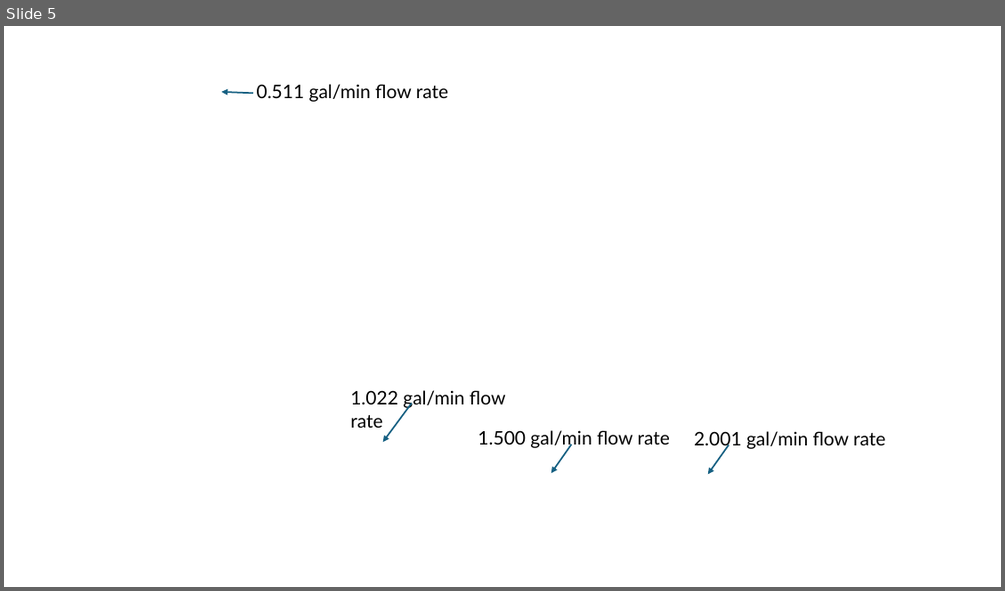
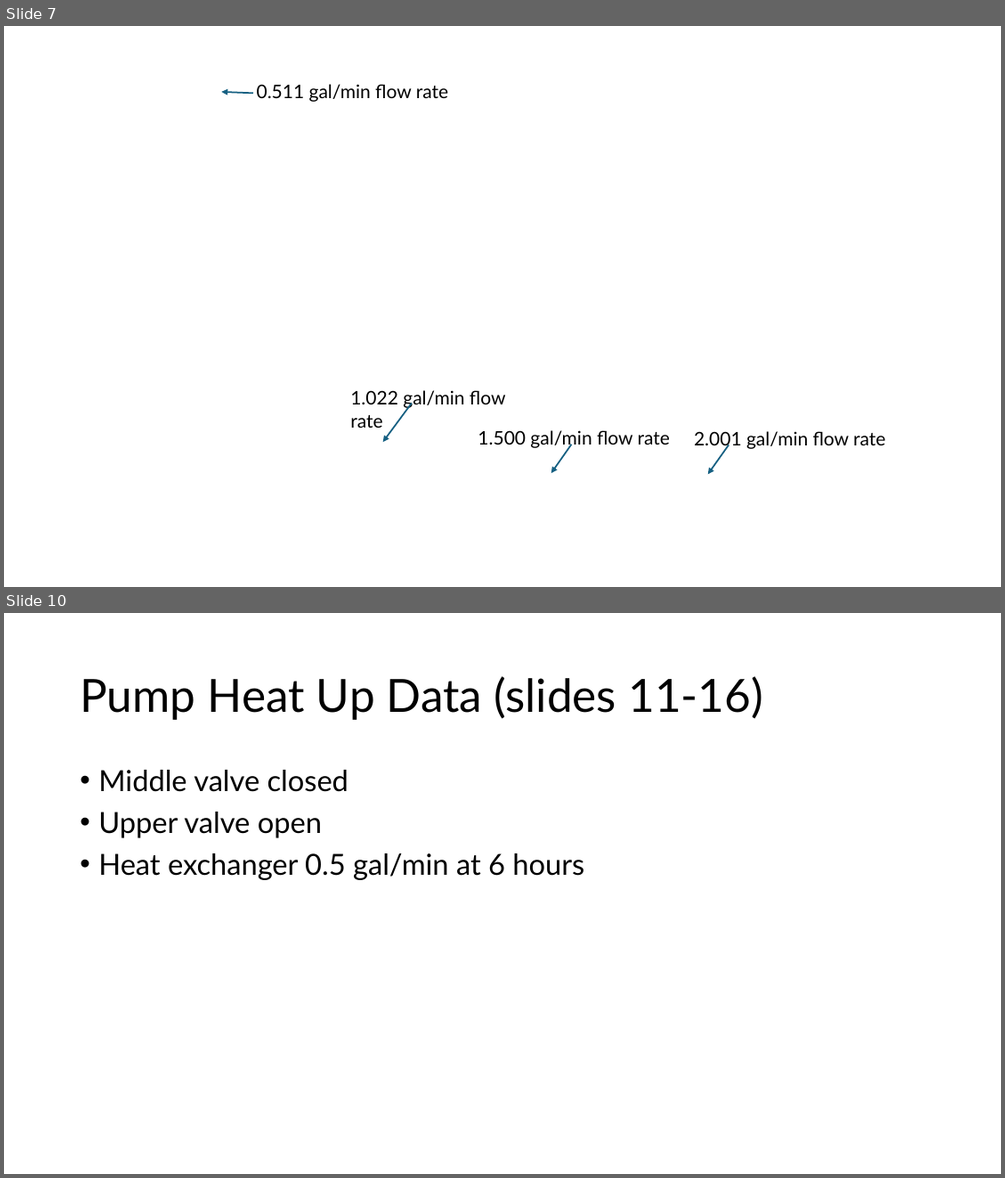
Before and after one commit to ARTS-Laboratory/thermal-loop, a slide deck: resources/Thermal_loop_data/Thermal Loop Data Graphs.pptx. Shown one above the other, each under a label of ours: slide 5 before the commit, slides 7 and 10 after it; the slides between them are not shown. The pictures are 1005x591 and 1005x1178 pixels, drawn with LibreOffice and Linux fonts; fonts in the diff are those of the drawing; background and template pictures are left out. Boxes give left, top, right and bottom in pixels: in the first picture for what was removed or moved away, otherwise in the second. Text is boxed around its words. In the diff, an @@ line names an element or a change of style, - is before the commit and + after.

```diff
--- a/resources/Thermal_loop_data/Thermal Loop Data Graphs.pptx
+++ b/resources/Thermal_loop_data/Thermal Loop Data Graphs.pptx
@@ slide 10 added at [4,613,1001,1174], background #FFFFFF @@
@@ title added at [80,676,763,720], 44 pt, text #000000 @@
+Pump Heat Up Data (slides 11-16)
@@ text added at [98,770,584,880], 28 pt, text #000000 @@
+• Middle valve closed
+• Upper valve open
+• Heat exchanger 0.5 gal/min at 6 hours
@@ what was slide 5 is now slide 7 @@
```
Also in this commit, not shown: 3 slides changed, 15 other slides added.
